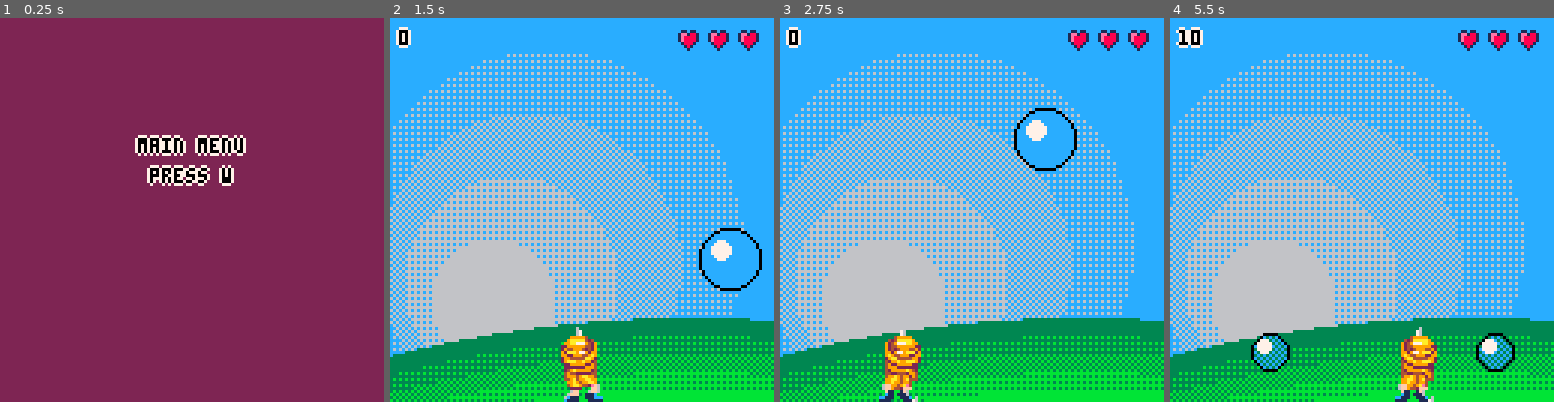
Above: before the commit, frames 1-4 (left to right).
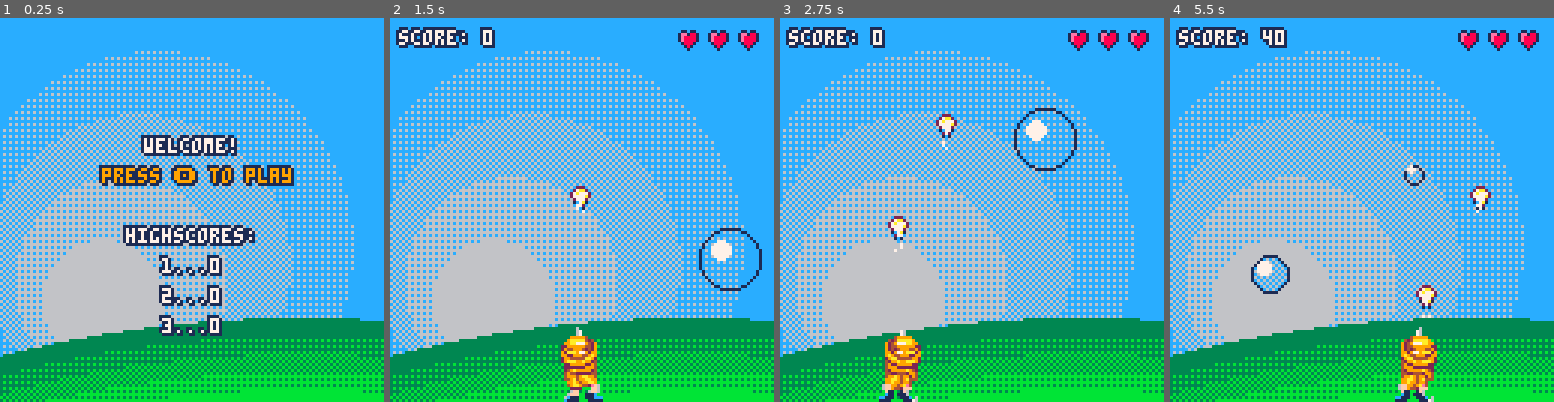
Above: after the commit, the same moments.

Repository: escargames/Anthrax
Game: PICO-8 cartridge Anthrax.p8
The game is run twice, just before and just after one commit, with the same random seed, the same clock (stepped at 60 frames per second) and the same inputs.
Inputs:
- Up to frame 1 (0.25 s): no input
- Up to frame 2 (1.5 s): tap O (Z key) at 0.33, 0.7, 1.43 s; tap X (X key) at 1.07 s
- Up to frame 3 (2.75 s): hold Left 1.97-2.37 s; tap X (X key) at 2.07, 2.4, 2.73 s; tap O (Z key) at 2.22 s; hold Down from 2.42 s (still down)
- Up to frame 4 (5.5 s): release Down at 2.82 s; hold Right 2.87-3.53 s; tap X (X key) every 0.33 s from 3.07 to 5.4 s; tap O (Z key) at 3.1, 3.98, 4.87 s; hold Up 3.58-4.08 s; hold Right 4.13-4.53 s; hold Down 4.58-5.08 s; hold Left from 5.13 s (still down)

The runs differ from the first frame. In frame 1, 100% of the frame differs, in the area x 0-100%, y 0-100%; in frame 2, 44%; in frame 3, 44%; in frame 4, 45%.

Commit message:
Draw the world in the main menu.

Diff:
--- a/Anthrax.p8
+++ b/Anthrax.p8
@@ -2,9 +2,9 @@
 version 16
 __lua__
 config = {
-    menu = {bg = 2, tl = "menu"},
-    play = {bg = 3, tl = "play"},
-    pause = {bg = 0, tl = "pause"},
+    menu = {tl = "menu"},
+    play = {tl = "play"},
+    pause = {tl = "pause"},
 }
 
 --
@@ -27,7 +27,6 @@
 end
 
 function _draw()
-    cls(config[state].bg)
     config[state].draw()
 end
 
@@ -35,16 +34,19 @@
 -- cool functions
 --
 function coprint(text, x, y, color)
-    print(text, x, y+1, 7)
-    print(text, x, y-1, 7)
-    print(text, x-1, y, 7)
-    print(text, x+1, y, 7)
-
-    print(text, x, y, color)
-end
+    print(text, x, y+1, 1)
+    print(text, x, y-1, 1)
+    print(text, x-1, y-1, 1)
+    print(text, x+1, y+1, 1)
+    print(text, x-1, y, 1)
+    print(text, x+1, y, 1)
+
+    print(text, x, y, color or 7)
+end
+
 function cprint(text, y, color)
     local x = 64 - 2 * #text
-    coprint(text, x, y, color)
+    coprint(text, x, y, color or 7)
 end
 
 function crnd(min, max)
@@ -103,7 +105,7 @@
     update_player()
     update_shots()
 
-    if (btnp(2)) then
+    if (btnp(5)) then
         add_shot()
     end
 
@@ -130,8 +132,6 @@
 --
 
 function update_pause()
-    config.pause.bg = config.play.bg
-
     if (btnp(4)) then
         if lives <= 0 then
             state = "menu"
@@ -176,7 +176,6 @@
         vx=20,
         vy=crnd(-20, 20)
     })
-    sfx(1)
 end
 
 function update_balls()
@@ -261,9 +260,9 @@
 -- drawing
 --
 
-function draw_play()
+function draw_world()
     cls(12)
-    local p={0xffff,0xafaf,0xa5a5,0x0505,0x0}
+    local p={0xffff,0xfafa,0x5a5a,0x5050,0x0}
     for n=1,#p do
         fillp(p[n]+0x.8)
         circfill(64-n*6,64+n*6,80-(n-1)*15,6)
@@ -275,15 +274,18 @@
         circfill(100,500,400-(n-1)*6,11)
     end
     fillp()
+end
+
+function draw_play()
+    draw_world()
 
     foreach(ball_list, function(b)
         fillp(0xa5a5.8)
         circfill(b.x, b.y, b.r, b.c)
         fillp()
-        circ(b.x, b.y, b.r, 0)
+        circ(b.x, b.y, b.r, 1)
         circfill(b.x - b.r * 0.3, b.y - b.r * 0.3, b.r * 0.35, 7)
     end)
-
     if player.invincible > 0 and sin(4*player.invincible) > 0 then
         for i=1,16 do pal(i,7) end
     end
@@ -302,15 +304,24 @@
         --circ(b.x, b.y, b.r, 13)
         --circfill(b.x - b.r * 0.3, b.y - b.r * 0.3, b.r * 0.35, 7)
     end)
-    coprint(sc, 3, 4, 0)
+    coprint("score: "..tostr(sc), 3, 4, 7)
     for i = 1, lives do
         spr(32, 125 - 10*i, 3)
     end
 end
 
+function draw_highscores()
+    cprint("highscores:", 70)
+    cprint("1..."..tostr(dget(4)), 80)
+    cprint("2..."..tostr(dget(3)), 90)
+    cprint("3..."..tostr(dget(2)), 100)
+end
+
 config.menu.draw = function ()
-    cprint("main menu", 40)
-    cprint("press w", 50)
+    draw_world()
+    cprint("welcome!", 40)
+    cprint("press 🅾️ to play", 50, 9)
+    draw_highscores()
 end
 
 config.play.draw = function ()
@@ -320,18 +331,15 @@
 config.pause.draw = function ()
     draw_play()
     if lives <= 0 then
-        cprint("game over", 30)
+        cprint("game over", 30, 8)
         cprint("score: "..tostr(sc), 40)
-        cprint("highscores:", 70)
-        cprint("1..."..tostr(dget(4)), 80)
-        cprint("2..."..tostr(dget(3)), 90)
-        cprint("3..."..tostr(dget(2)), 100)
+        draw_highscores()
     elseif #ball_list == 0  and level > 1 then
         cprint("congrats! score: "..tostr(sc), 40)
     else
         cprint("level "..tostr(level), 40)
     end
-    cprint("press w", 50)
+    cprint("press 🅾️ to continue", 50, 9)
 end
 
 __gfx__
